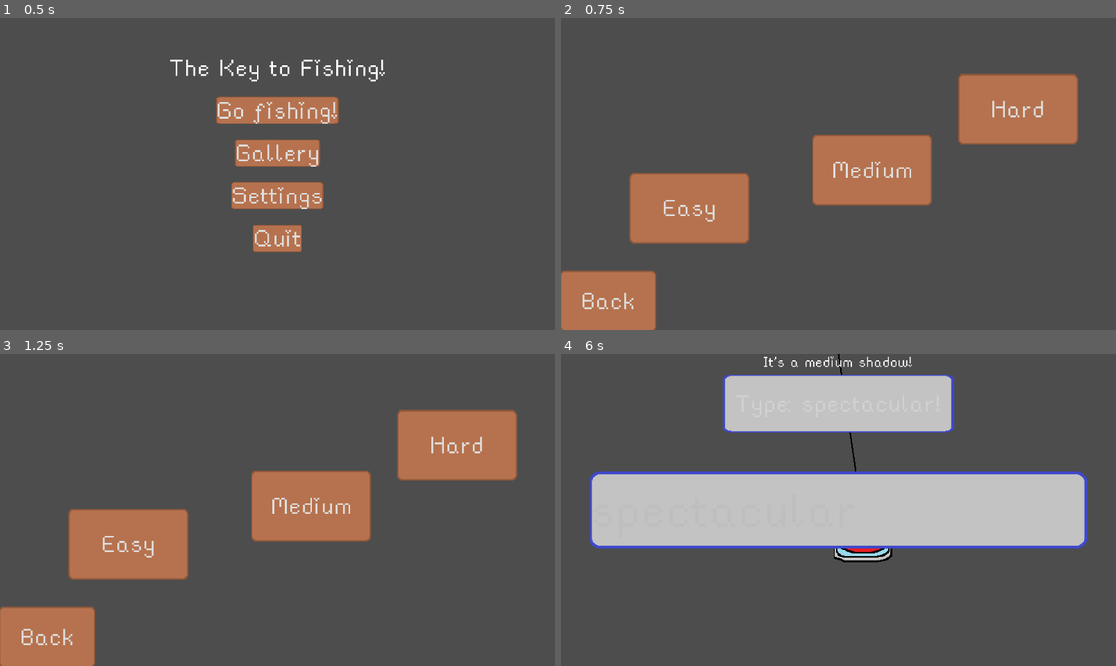
Above: before the commit, frames 1-4 (two rows, left to right).
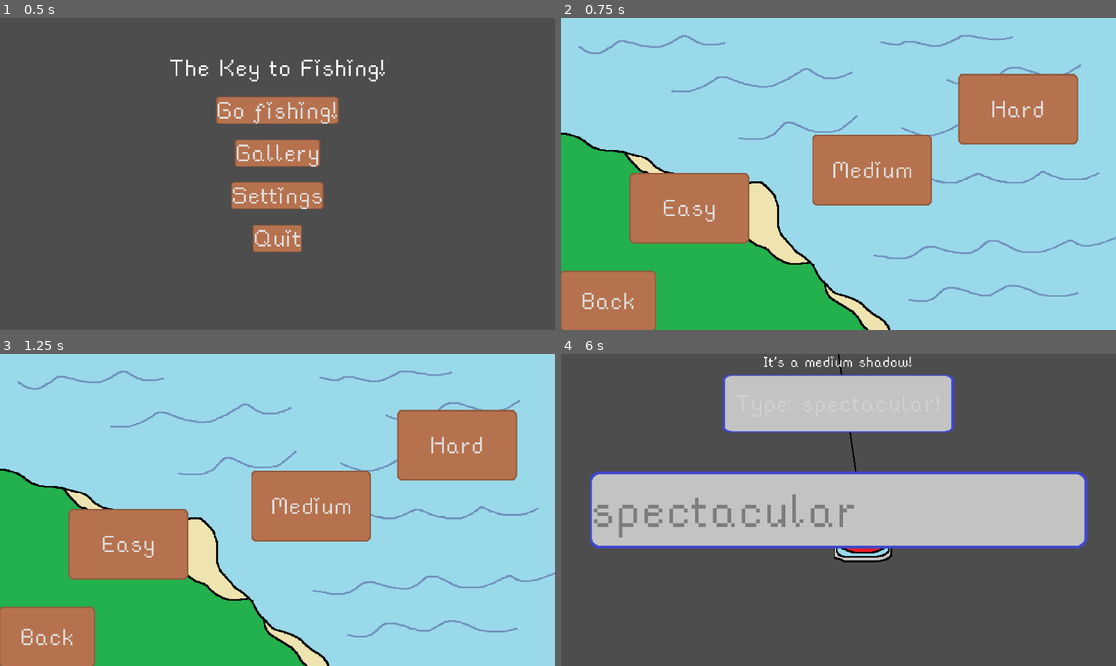
Above: after the commit, the same moments.

Repository: flowerFawn/the-key-to-fishing
Game: Godot game, scene res://scenes/main_menu.tscn
Two runs of this game, one before a commit and one after it. Both use one fixed random seed, a clock stepped at 60 frames per second and the inputs below.
Inputs:
- Up to frame 1 (0.5 s): no input
- Up to frame 2 (0.75 s): click "Go fishing!" at 0.5 s
- Up to frame 3 (1.25 s): no input
- Up to frame 4 (6 s): click "Medium" at 1.25 s; click "Cast!" at 2 s; tap Enter at 3.5 s

Frame 1 is identical in both runs. In frame 2, 82% of the frame differs, in the area x 0-100%, y 0-100%; in frame 3, 82%; in frame 4, 1.2%.

Commit message:
background in difficulty select, different untyped color in medium, theme stuff fixed, ect ect

Diff:
--- a/scenes/default_fish_display.tscn
+++ b/scenes/default_fish_display.tscn
@@ -5,6 +5,7 @@
 [ext_resource type="Script" path="res://scripts/fish_display.gd" id="2_y38r3"]
 
 [node name="FishDisplay" type="VBoxContainer"]
+z_index = 1
 anchors_preset = 15
 anchor_right = 1.0
 anchor_bottom = 1.0
--- a/scenes/difficulty_select.tscn
+++ b/scenes/difficulty_select.tscn
@@ -1,7 +1,10 @@
-[gd_scene load_steps=3 format=3 uid="uid://88gyqbanxx7e"]
+[gd_scene load_steps=6 format=3 uid="uid://88gyqbanxx7e"]
 
 [ext_resource type="Script" path="res://scripts/difficulty_select.gd" id="1_e1sd6"]
 [ext_resource type="Theme" uid="uid://qjmal2ehrfr1" path="res://assets/themes/main_theme.tres" id="2_qiw2s"]
+[ext_resource type="Texture2D" uid="uid://c02y5hlyahrpe" path="res://assets/ui/backgrounds/difficulty select.png" id="3_47jdx"]
+[ext_resource type="Texture2D" uid="uid://lf1umb6qrnph" path="res://assets/ui/backgrounds/waves.png" id="4_ktlwf"]
+[ext_resource type="Script" path="res://scripts/waves.gd" id="5_nlkp3"]
 
 [node name="Node2D" type="Node2D"]
 script = ExtResource("1_e1sd6")
@@ -17,6 +20,18 @@
 grow_vertical = 2
 theme = ExtResource("2_qiw2s")
 metadata/_edit_use_anchors_ = true
+
+[node name="TextureRect" type="TextureRect" parent="CanvasLayer/Control"]
+layout_mode = 0
+offset_right = 1920.0
+offset_bottom = 1080.0
+texture = ExtResource("3_47jdx")
+
+[node name="Waves" type="Sprite2D" parent="CanvasLayer/Control"]
+position = Vector2(960, 540)
+scale = Vector2(2, 2)
+texture = ExtResource("4_ktlwf")
+script = ExtResource("5_nlkp3")
 
 [node name="Easy" type="Button" parent="CanvasLayer/Control"]
 layout_mode = 1
--- a/scenes/gallery.tscn
+++ b/scenes/gallery.tscn
@@ -1,6 +1,6 @@
 [gd_scene load_steps=4 format=3 uid="uid://y4rknhaalhw"]
 
-[ext_resource type="Theme" uid="uid://c1b0kismygoju" path="res://assets/themes/hard_theme.tres" id="1_ev7ha"]
+[ext_resource type="Theme" uid="uid://qjmal2ehrfr1" path="res://assets/themes/main_theme.tres" id="1_j13ig"]
 [ext_resource type="Script" path="res://scripts/gallery_tab.gd" id="2_07r6k"]
 [ext_resource type="Script" path="res://scripts/button_link.gd" id="3_y8ai4"]
 
@@ -11,7 +11,7 @@
 anchor_bottom = 1.0
 grow_horizontal = 2
 grow_vertical = 2
-theme = ExtResource("1_ev7ha")
+theme = ExtResource("1_j13ig")
 
 [node name="TabContainer" type="TabContainer" parent="."]
 layout_mode = 1
--- a/scenes/retry.tscn
+++ b/scenes/retry.tscn
@@ -1,7 +1,8 @@
-[gd_scene load_steps=3 format=3 uid="uid://srdyjy0itmfh"]
+[gd_scene load_steps=4 format=3 uid="uid://srdyjy0itmfh"]
 
 [ext_resource type="Theme" uid="uid://c1b0kismygoju" path="res://assets/themes/hard_theme.tres" id="1_rwgbm"]
 [ext_resource type="Script" path="res://scripts/button_link.gd" id="2_6q5ie"]
+[ext_resource type="Script" path="res://scenes/set_self_theme.gd" id="2_dv7mb"]
 
 [node name="Node2D" type="Node2D"]
 
@@ -15,6 +16,7 @@
 grow_horizontal = 2
 grow_vertical = 2
 theme = ExtResource("1_rwgbm")
+script = ExtResource("2_dv7mb")
 metadata/_edit_use_anchors_ = true
 
 [node name="Label" type="Label" parent="CanvasLayer/Control"]
--- /dev/null
+++ b/scenes/set_self_theme.gd
@@ -0,0 +1,11 @@
+extends Control
+
+
+# Called when the node enters the scene tree for the first time.
+func _ready() -> void:
+	theme = load("res://assets/themes/%s_theme.tres" % Game.difficulty)
+
+
+# Called every frame. 'delta' is the elapsed time since the previous frame.
+func _process(delta: float) -> void:
+	pass
--- a/scripts/fish_view.gd
+++ b/scripts/fish_view.gd
@@ -6,6 +6,7 @@
 var fish_weight: float = 0.0
 # Called when the node enters the scene tree for the first time.
 func _ready() -> void:
+	$CanvasLayer/Control.theme = load("res://assets/themes/%s_theme.tres" % Game.difficulty)
 	#fish is set here to bring it from typing_scene to fish_view
 	fish = Game.caught_fish
 	#removes the fish caught from the list, so it can be replaced with an updated entry
--- a/scripts/rich_text_display.gd
+++ b/scripts/rich_text_display.gd
@@ -1,9 +1,14 @@
 extends RichTextLabel
 
 var goal_word:String
+var untyped_colour:String
 # Called when the node enters the scene tree for the first time.
 func _ready() -> void:
-	pass # Replace with function body.
+	#the normal grey doesn't show up well on the medium ui, so I made it a different colour on medium
+	if Game.difficulty == "medium":
+		untyped_colour = "#7c7c7c"
+	else:
+		untyped_colour = "gray"
 
 
 # Called every frame. 'delta' is the elapsed time since the previous frame.
@@ -16,21 +21,32 @@
 	var coloured_text:String = ""
 	var i:int = 0
 	var goal_character:String = ""
+	#for each charcater in the input box text it is either made red or white
+	#red if it is accurate to the equivilent character in the goal word, red if not
+	#if it goes out of bounds for the goal word, it is red
+	#once all characters in the inputted text are done, the remainder of the goal word is added in grey
 	for character in new_text:
+		#if in bounds gets the character it should be
 		if len(goal_word) - 1 >= i:
 			goal_character = goal_word[i]
 		else:
 			goal_character = "oob"
+		#if the character's position is out of bounds of the goal word, it is made red
 		if len(goal_word) - 1 < i:
 			coloured_text += "".join(["[color=red]", character, "[/color]"])
+		#if it is in the correct place, it is made white
 		elif character == goal_character:
 			coloured_text += "".join(["[color=white]", character, "[/color]"])
+		#if it is not the goal character, is is made red
 		else:
 			coloured_text += "".join(["[color=red]", character, "[/color]"])
+		#i is the index, used for both the input text and goal word character to be compared to each other
 		i += 1
 	if len(goal_word) > i:
-		coloured_text += "[color=gray]"
+		#adds the rest of the goal word to the end
+		coloured_text += "[color=%s]" % untyped_colour
 		coloured_text += goal_word.right(len(goal_word) - (i))
+		coloured_text += "[/color]"
 
 	print(coloured_text)
 	text = coloured_text
--- /dev/null
+++ b/scripts/waves.gd
@@ -0,0 +1,14 @@
+extends Sprite2D
+var r = RandomNumberGenerator.new()
+
+func _ready() -> void:
+	#what is the thing waves do called? waving??
+	var waving_tween
+	while true:
+		waving_tween = create_tween()
+		waving_tween.tween_property(self, "position", Vector2(960 + r.randi_range(-10, 10), 540 + r.randi_range(-10, 10)), r.randi_range(1, 3))
+		await waving_tween.finished
+
+func _process(delta: float) -> void:
+
+	pass
Binary file added: assets/ui/backgrounds/difficulty select.png
Not shown, added: assets/ui/backgrounds/difficulty select.png.import
Binary file added: assets/ui/backgrounds/waves.png
Not shown, added: assets/ui/backgrounds/waves.png.import
Not shown, added: assets/ui/backgrounds/waves.png~
